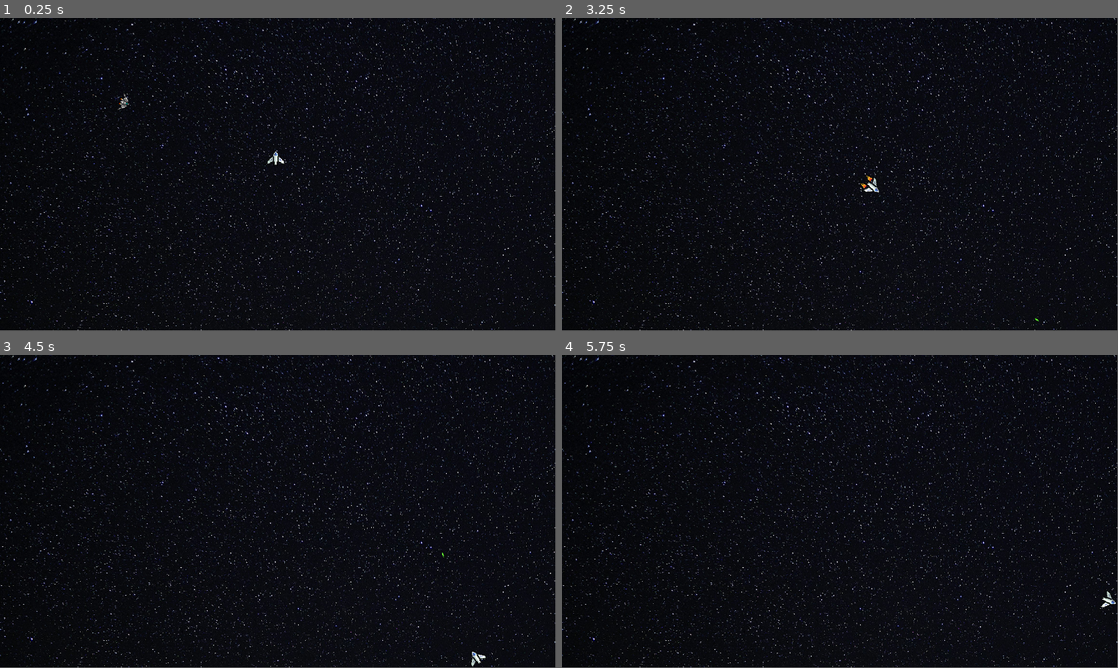
Above: before the commit, frames 1-4 (two rows, left to right).
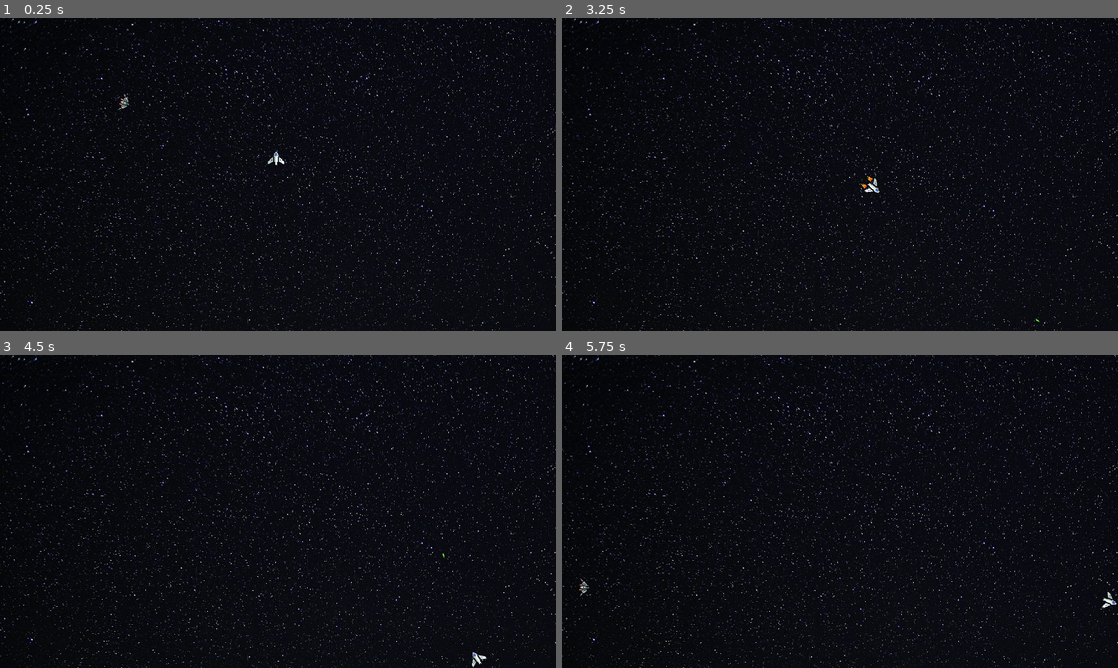
Above: after the commit, the same moments.

Repository: enricopro/via-lactea
Game: Godot game, scene res://scenes/game.tscn
Two runs of this game, one before a commit and one after it. Both use one fixed random seed, a clock stepped at 60 frames per second and the inputs below.
Inputs:
- Up to frame 1 (0.25 s): no input
- Up to frame 2 (3.25 s): hold Right (ui_right) 0.53-1.28 s; tap Space (shoot) every 0.75 s from 0.6 to 2.85 s; hold Left (ui_left) 1.28-2.03 s; hold Right (ui_right) 2.03-2.78 s; hold Up (ui_up) from 2.78 s (still down)
- Up to frame 3 (4.5 s): release Up (ui_up) at 3.53 s; hold Left (ui_left) from 3.53 s (still down); tap Space (shoot) at 3.6, 4.35 s
- Up to frame 4 (5.75 s): keep holding Left (ui_left); tap Space (shoot) at 5.1 s
The window is 799x449 before the commit and 800x450 after it. Grey fills any space a smaller window leaves; there, only what the larger window draws over its background counts as a difference.

The runs differ from the first frame. In frame 1, 4.9% of the frame differs, in the area x 0-100%, y 0-100%; in frame 2, 4.9%; in frame 3, 4.9%; in frame 4, 4.9%.

Commit message:
Add enemy spawner

Diff:
--- a/project.godot
+++ b/project.godot
@@ -14,6 +14,10 @@
 run/main_scene="res://scenes/game.tscn"
 config/features=PackedStringArray("4.3", "Mobile")
 config/icon="res://icon.svg"
+
+[display]
+
+window/stretch/mode="viewport"
 
 [global_group]
 
--- /dev/null
+++ b/scenes/enemy_spawner.tscn
@@ -0,0 +1,6 @@
+[gd_scene load_steps=2 format=3 uid="uid://16agojx5ebbe"]
+
+[ext_resource type="Script" path="res://scripts/enemy_spawner.gd" id="1_kqxvy"]
+
+[node name="EnemySpawner" type="Node2D"]
+script = ExtResource("1_kqxvy")
--- a/scenes/game.tscn
+++ b/scenes/game.tscn
@@ -1,9 +1,10 @@
-[gd_scene load_steps=5 format=3 uid="uid://cdyoqe11modui"]
+[gd_scene load_steps=6 format=3 uid="uid://cdyoqe11modui"]
 
 [ext_resource type="PackedScene" uid="uid://3r4h1apofjwb" path="res://scenes/spaceship.tscn" id="1_ayjky"]
 [ext_resource type="PackedScene" uid="uid://dlb0yxsgh3qjf" path="res://scenes/border.tscn" id="2_sd8ln"]
 [ext_resource type="Texture2D" uid="uid://cakci0osis8v7" path="res://scenes/space_background.jpeg" id="3_a8yq6"]
 [ext_resource type="PackedScene" uid="uid://b0y6h45x0rpf7" path="res://scenes/sentinel.tscn" id="4_6cnt6"]
+[ext_resource type="PackedScene" uid="uid://16agojx5ebbe" path="res://scenes/enemy_spawner.tscn" id="5_h8v7h"]
 
 [node name="Game" type="Node2D"]
 
@@ -35,3 +36,5 @@
 
 [node name="Sentinel" parent="." instance=ExtResource("4_6cnt6")]
 position = Vector2(212, 159)
+
+[node name="EnemySpawner" parent="." instance=ExtResource("5_h8v7h")]
--- /dev/null
+++ b/scripts/enemy_spawner.gd
@@ -0,0 +1,30 @@
+extends Node2D
+
+@export var enemy_scene: PackedScene = preload("res://scenes/sentinel.tscn")
+@export var spawn_interval: float = 2.5
+@export var spawn_margin: float = 100.0
+
+var _spawn_timer: float = 5.0
+
+func _physics_process(delta: float) -> void:
+	_spawn_timer -= delta
+	if _spawn_timer <= 0.0:
+		spawn_enemy()
+		_spawn_timer = spawn_interval
+
+func spawn_enemy() -> void:
+	var enemy = enemy_scene.instantiate()
+	get_tree().current_scene.add_child(enemy)
+
+	var screen_rect = get_viewport().get_visible_rect()
+	var spawn_position = get_random_position_around_screen(screen_rect, spawn_margin)
+	enemy.global_position = spawn_position
+
+func get_random_position_around_screen(screen_rect: Rect2, margin: float) -> Vector2:
+	var side = randi() % 4
+	match side:
+		0: return Vector2(randf_range(screen_rect.position.x - margin, screen_rect.end.x + margin), screen_rect.position.y - margin)
+		1: return Vector2(screen_rect.end.x + margin, randf_range(screen_rect.position.y - margin, screen_rect.end.y + margin))
+		2: return Vector2(randf_range(screen_rect.position.x - margin, screen_rect.end.x + margin), screen_rect.end.y + margin)
+		3: return Vector2(screen_rect.position.x - margin, randf_range(screen_rect.position.y - margin, screen_rect.end.y + margin))
+	return Vector2.ZERO
--- a/scripts/sentinel.gd
+++ b/scripts/sentinel.gd
@@ -26,3 +26,5 @@
 func _on_area_2d_body_entered(body: Node2D) -> void:
 	if body == player || body.is_in_group("bullets"):
 		explode()
+	if body == player:
+		body.take_damage()
--- a/scripts/spaceship.gd
+++ b/scripts/spaceship.gd
@@ -1,4 +1,7 @@
 extends CharacterBody2D
+
+@export var max_lives: int = 3
+var current_lives: int = max_lives
 
 @export var acceleration: float = 1100.0
 @export var max_speed:     float = 2000.0
@@ -83,6 +86,17 @@
 
 	shoot_sound.play()
 
+func take_damage(amount: int = 1) -> void:
+	current_lives -= amount
+	print("Player hit! Lives left: ", current_lives)
+
+	if current_lives <= 0:
+		game_over()
+
+func game_over() -> void:
+	print("Game Over!")
+	get_tree().paused = true  # Pause the game for now
+
 func _handle_bounce(collision: KinematicCollision2D) -> void:
 	var collider = collision.get_collider()
 	var border_names = ["BorderUp", "BorderDown", "BorderLeft", "BorderRight"]
